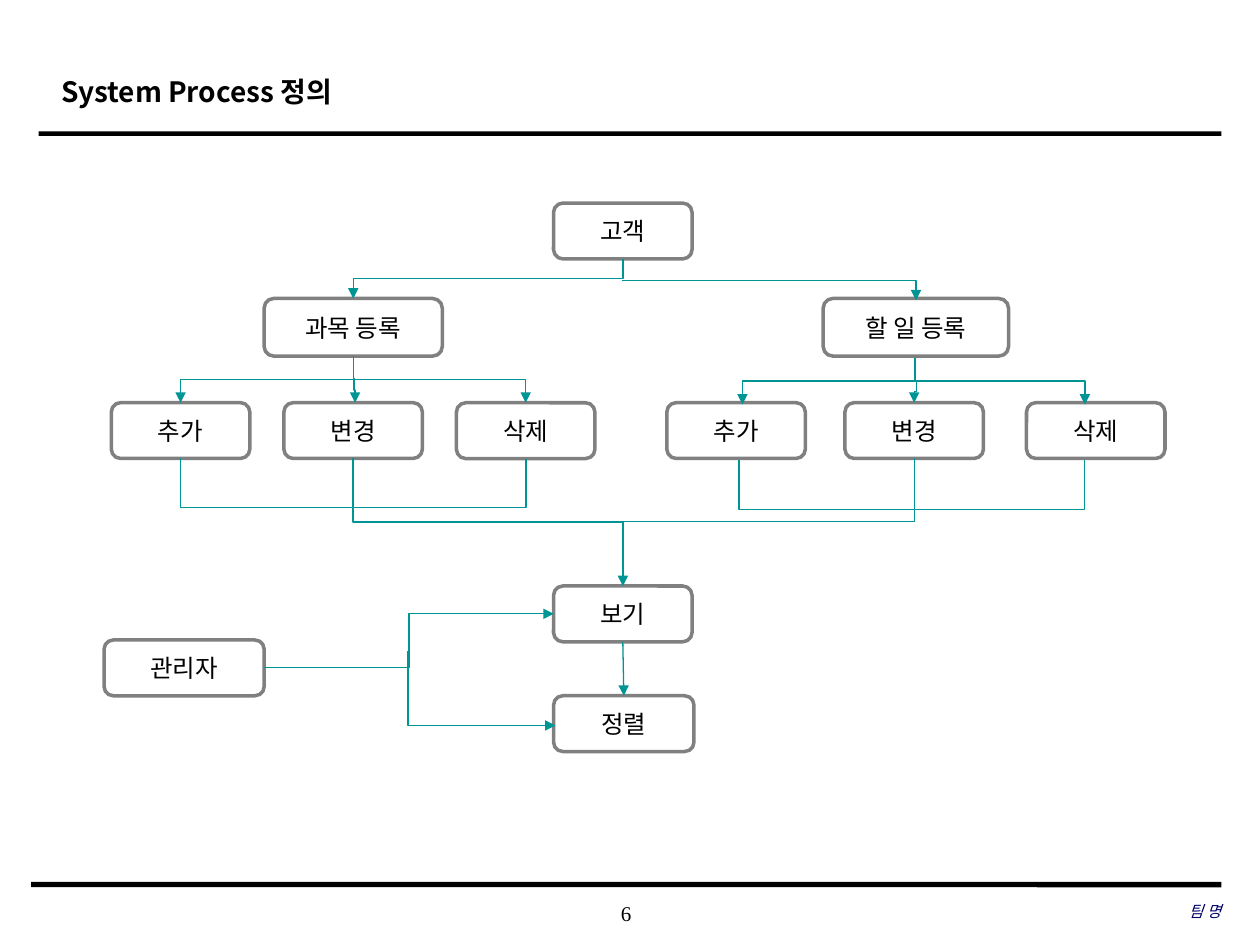
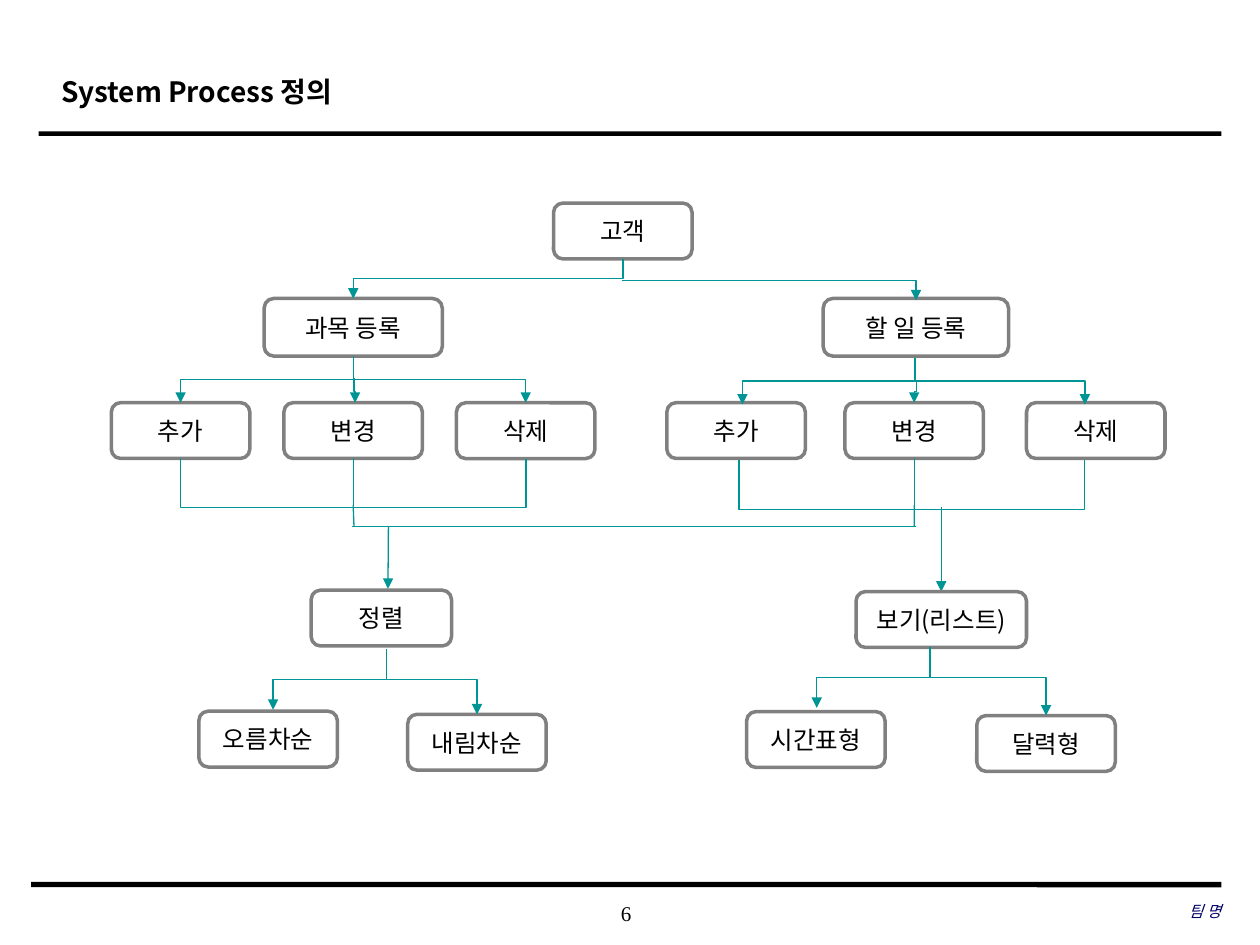
Before and after one commit to coskdms/SE2017_10_TenoutofTen, a slide deck: slide 6 of doc/3_ 설계서/UI Design Template.pptx. Drawn at 1260x945 pixels with LibreOffice and Linux fonts; fonts in the diff are those of the drawing; background and template pictures are left out. Boxes give left, top, right and bottom in pixels: in the first picture for what was removed or moved away, otherwise in the second. Text is boxed around its words. In the diff, an @@ line names an element or a change of style, - is before the commit and + after.

Commit message:
#867 새기능 신규 보통 2017.05.21 UI 디자인 설계서 -system process 수정

```diff
--- a/doc/3_ 설계서/UI Design Template.pptx
+++ b/doc/3_ 설계서/UI Design Template.pptx
@@ elbow arrow removed from (353, 459) to (622, 586) @@
@@ elbow line removed from (915, 459) to (619, 522) @@
@@ line added from (353, 505) to (354, 527), #009696 0.75 pt @@
@@ line added from (915, 505) to (915, 527), #009696 0.75 pt @@
@@ arrow added from (941, 507) to (941, 592), #009696 0.75 pt @@
@@ line added from (352, 527) to (549, 527), #009696 0.75 pt @@
@@ arrow added from (388, 527) to (388, 588), #009696 0.75 pt @@
@@ line added from (547, 527) to (622, 527), #009696 0.75 pt @@
@@ line added from (619, 527) to (916, 527), #009696 0.75 pt @@
@@ rounded rectangle "정렬": place and size @@
-rounded rectangle "정렬" at <box>553,696,693,751</box>
+rounded rectangle "정렬" at <box>311,590,451,645</box>
@@ rounded rectangle removed at <box>553,586,692,641</box> @@
-보기
@@ rounded rectangle added at <box>856,592,1026,648</box>, fill #FFFFFF, outline #808080 2 pt, 14 pt, text #000000 @@
+보기(리스트)
@@ elbow arrow removed from (265, 668) to (553, 614) @@
@@ rounded rectangle removed at <box>105,640,265,696</box> @@
-관리자
@@ elbow arrow added from (387, 649) to (273, 709), #009696 0.75 pt @@
@@ arrow removed from (622, 641) to (624, 696) @@
@@ elbow arrow added from (930, 648) to (816, 708), #009696 0.75 pt @@
@@ elbow arrow moved from (408, 650) - (556, 726) to (387, 679) - (478, 714) @@
@@ elbow arrow (387, 679) - (478, 714): stroke #009696 0.75 pt dashed to #009696 0.75 pt @@
@@ elbow arrow added from (927, 678) to (1046, 716), #009696 0.75 pt @@
@@ rounded rectangle added at <box>199,711,338,766</box>, fill #FFFFFF, outline #808080 2 pt, 14 pt, text #000000 @@
+오름차순
@@ rounded rectangle added at <box>408,714,547,770</box>, fill #FFFFFF, outline #808080 2 pt, 14 pt, text #000000 @@
+내림차순
@@ rounded rectangle added at <box>747,712,886,767</box>, fill #FFFFFF, outline #808080 2 pt, 14 pt, text #000000 @@
+시간표형
@@ rounded rectangle added at <box>976,716,1115,771</box>, fill #FFFFFF, outline #808080 2 pt, 14 pt, text #000000 @@
+달력형
```
Also in this commit, not shown: 1 other slide changed.
